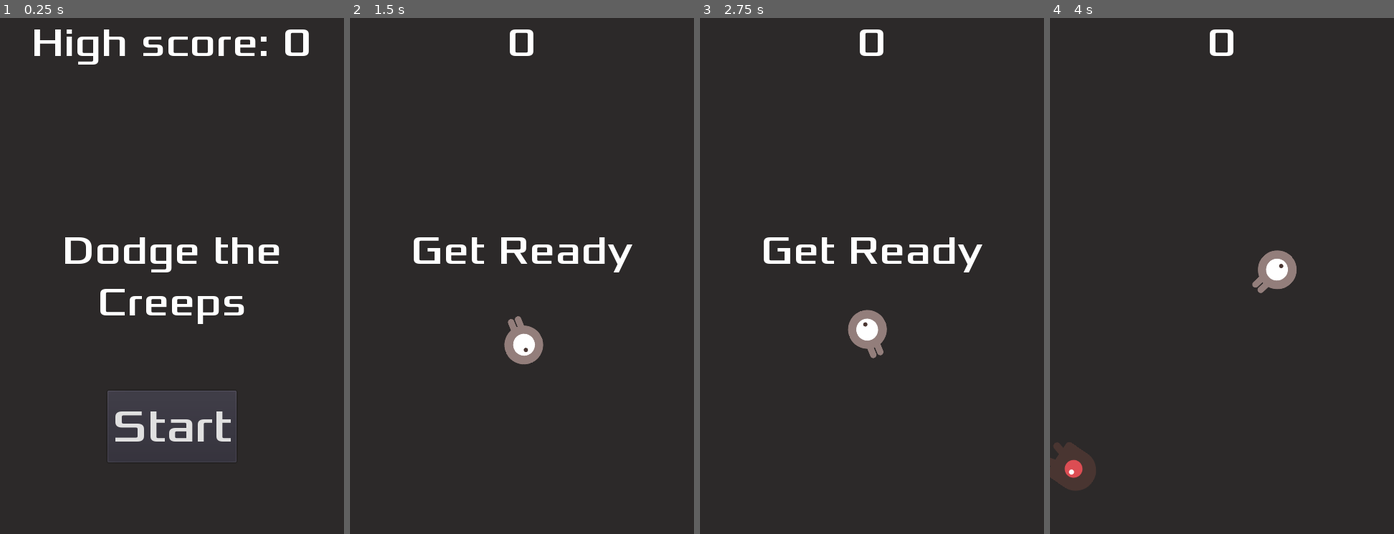
Above: before the commit, frames 1-4 (left to right).
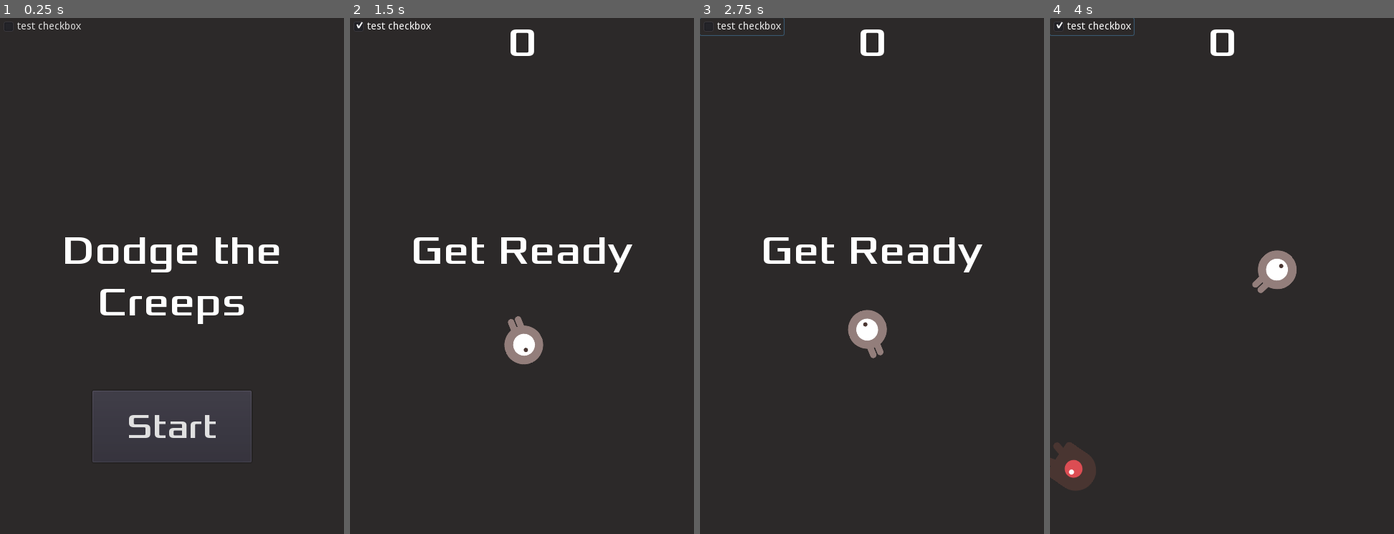
Above: after the commit, the same moments.

Repository: STYJ/Dodge-the-Creeps-enhanced-edition
Game: Godot game, scene res://main.tscn
Two runs of this game, one before a commit and one after it. Both use one fixed random seed, a clock stepped at 60 frames per second and the inputs below.
Inputs (mouse positions are in pixels of both pictures, inside the frame that each line leads up to):
- Up to frame 1 (0.25 s): no input
- Up to frame 2 (1.5 s): click (391, 28) at 0.5 s, where only the run after the commit has a clickable "test checkbox"; click "Start" at 1.25 s
- Up to frame 3 (2.75 s): click (741, 28) at 2 s, where only the run after the commit has a clickable "test checkbox"
- Up to frame 4 (4 s): click (1091, 28) at 2.75 s, where only the run after the commit has a clickable "test checkbox"; move the mouse to (1297, 250) at 3.52 s; press the mouse at (1297, 250) at 3.53 s

The runs differ from the first frame. In frame 1, 3.5% of the frame differs, in the area x 5-90%, y 0-87%; in frame 2, 0.2%; in frame 3, 0.2%; in frame 4, 0.2%.

Commit message:
updated HUD, removed tutorial and added info and settings icon

Diff:
--- a/HUD.gd
+++ b/HUD.gd
@@ -6,6 +6,8 @@
 	$Message.text = text
 	$Message.show()
 	$MessageTimer.start()
+
+
 
 func show_game_over():
 	show_message("Game Over")
@@ -21,12 +23,15 @@
 
 func update_highscore(highscore):
 	$ScoreLabel.text = "High score: %s" % highscore
+	yield(get_tree().create_timer(1), "timeout")
+	$ScoreLabel.hide()
 
 func update_score(score):
 	$ScoreLabel.text = str(score)
 
 func _on_StartButton_pressed():
 	$StartButton.hide()
+	$ScoreLabel.show()
 	emit_signal("start_game")
 
 func _on_MessageTimer_timeout():
--- a/HUD.tscn
+++ b/HUD.tscn
@@ -12,14 +12,8 @@
 font_data = ExtResource( 2 )
 
 [sub_resource type="DynamicFont" id=3]
-size = 64
+size = 48
 font_data = ExtResource( 2 )
-
-[sub_resource type="InputEventAction" id=4]
-action = "ui_select"
-
-[sub_resource type="ShortCut" id=5]
-shortcut = SubResource( 4 )
 
 [node name="HUD" type="CanvasLayer"]
 script = ExtResource( 1 )
@@ -30,9 +24,10 @@
 
 [node name="ScoreLabel" type="Label" parent="."]
 anchor_right = 1.0
+margin_left = 1.18921
+margin_right = 1.18921
 margin_bottom = 69.0
 custom_fonts/font = SubResource( 1 )
-text = "High score: 0"
 align = 1
 __meta__ = {
 "_edit_use_anchors_": false
@@ -57,13 +52,26 @@
 anchor_top = 1.0
 anchor_right = 0.5
 anchor_bottom = 1.0
-margin_left = -90.0
+margin_left = -111.0
 margin_top = -200.0
-margin_right = 90.0
+margin_right = 111.0
 margin_bottom = -100.0
 custom_fonts/font = SubResource( 3 )
-shortcut = SubResource( 5 )
 text = "Start"
+__meta__ = {
+"_edit_use_anchors_": false
+}
+
+[node name="Menu" type="CanvasLayer" parent="."]
+layer = 2
+__meta__ = {
+"_editor_description_": ""
+}
+
+[node name="CheckBox" type="CheckBox" parent="Menu"]
+margin_right = 24.0
+margin_bottom = 24.0
+text = "test checkbox"
 __meta__ = {
 "_edit_use_anchors_": false
 }
--- a/tutorial/first_game/sayhello.gd
+++ /dev/null
@@ -1,7 +0,0 @@
-extends Panel
-
-func _ready():
-	var _status = get_node("Click Button").connect("pressed", self, "_on_Button_pressed")
-
-func _on_Button_pressed():
-	get_node("Label").text = "HELLO!"
Not shown: 1 places in HUD.tscn that only renumber resources
Binary file added: dodge_assets/art/infoIcon.png
Not shown, added: dodge_assets/art/infoIcon.png.import
Binary file added: dodge_assets/art/settingsIcon.png
Not shown, added: dodge_assets/art/settingsIcon.png.import
